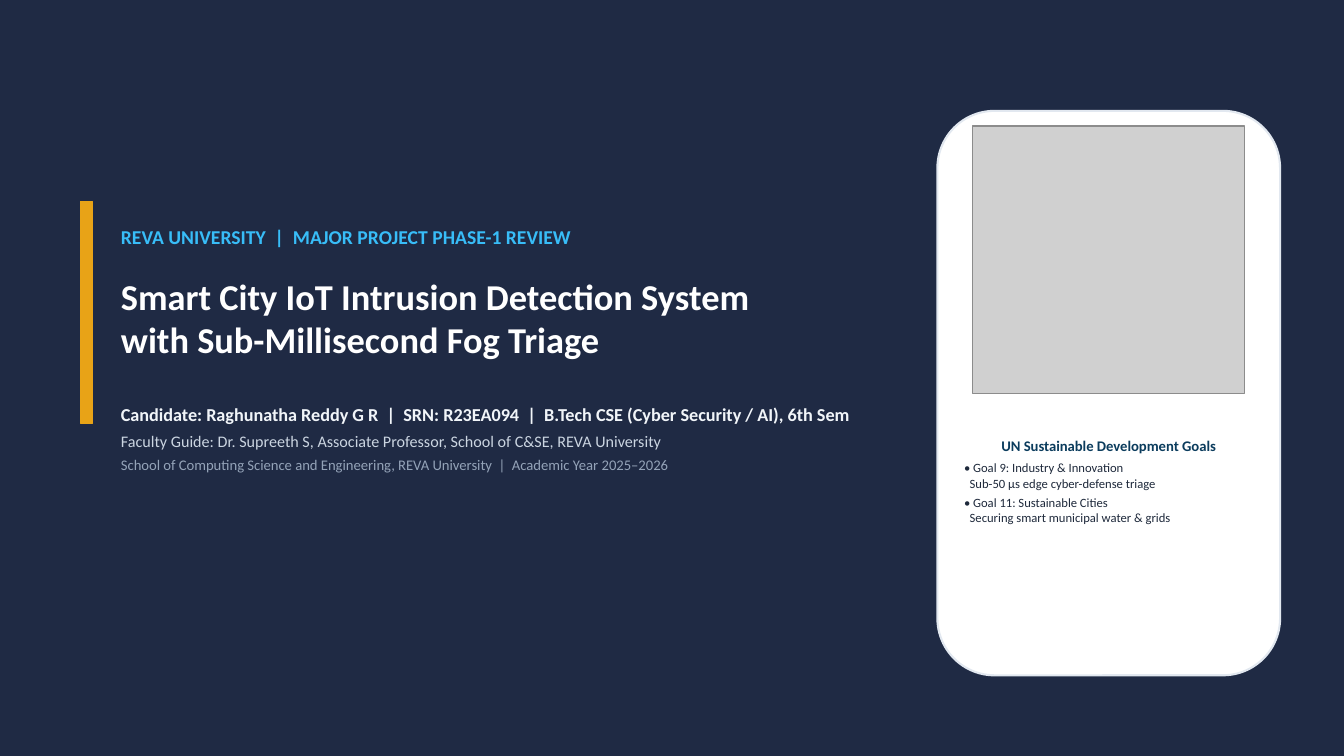
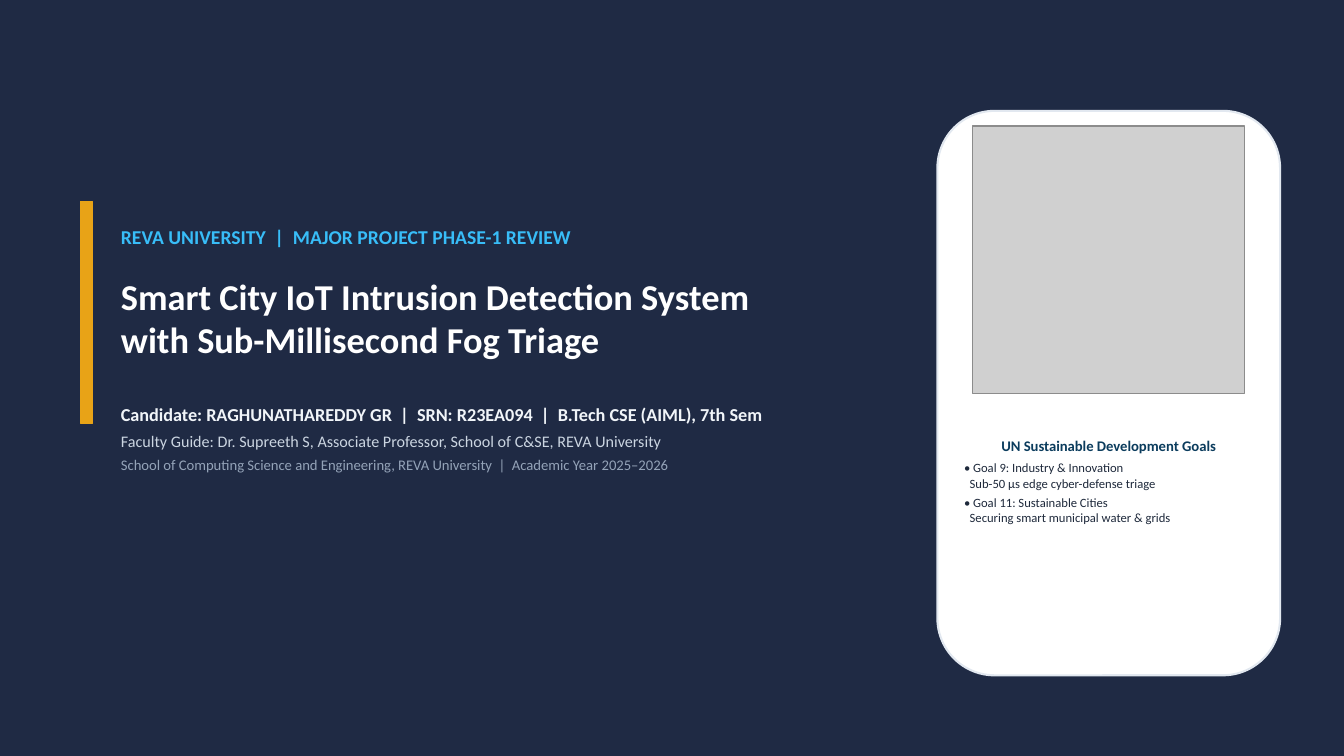
Before and after one commit to Raghunath2604/RIO_PROJECT-SMART_CITY-, a slide deck: slide 1 of docs/Project_Presentation_R23EA094.pptx. Drawn at 1344x756 pixels with LibreOffice and Linux fonts; fonts in the diff are those of the drawing; grey boxes stand for pictures. Boxes give left, top, right and bottom in pixels: in the first picture for what was removed or moved away, otherwise in the second. Text is boxed around its words. In the diff, an @@ line names an element or a change of style, - is before the commit and + after.

Commit message:
docs: update candidate details to RAGHUNATHAREDDY GR, 7TH SEM, B.Tech CSE (AIML)

```diff
--- a/docs/Project_Presentation_R23EA094.pptx
+++ b/docs/Project_Presentation_R23EA094.pptx
@@ text at [121,407,763,424]: text changed @@
-Candidate: Raghunatha Reddy G R | SRN: R23EA094 | B.Tech CSE (Cyber Security / AI), 6th Sem
+Candidate: RAGHUNATHAREDDY GR | SRN: R23EA094 | B.Tech CSE (AIML), 7th Sem
```
Also in this commit, not shown: 11 other slides changed, 11 other files.
